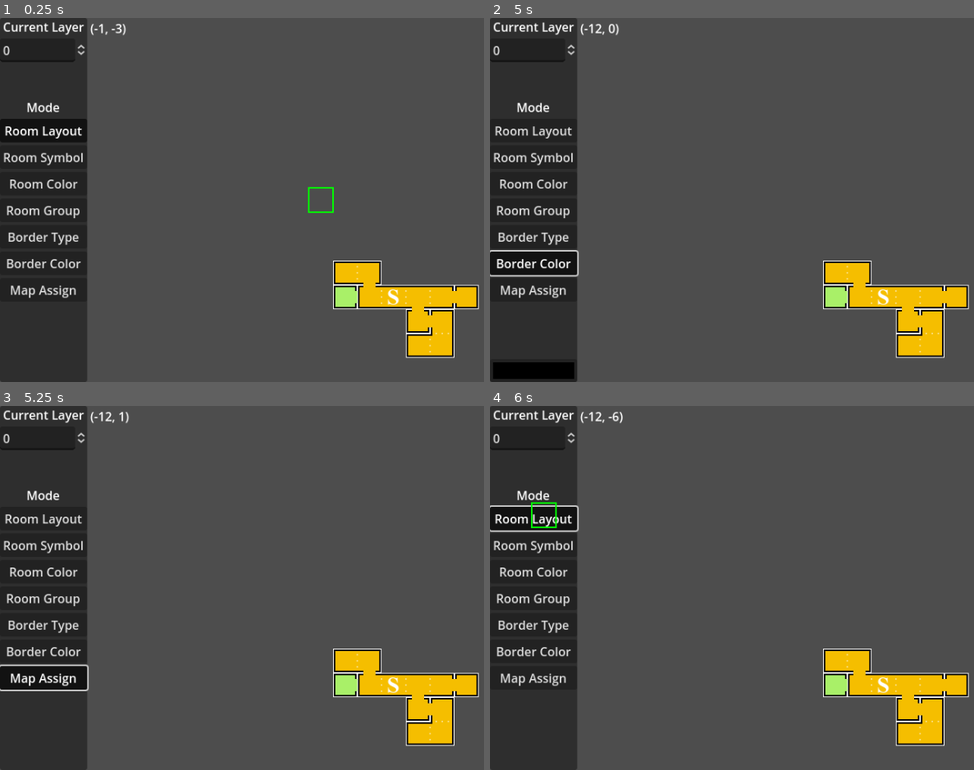
Above: before the commit, frames 1-4 (two rows, left to right).
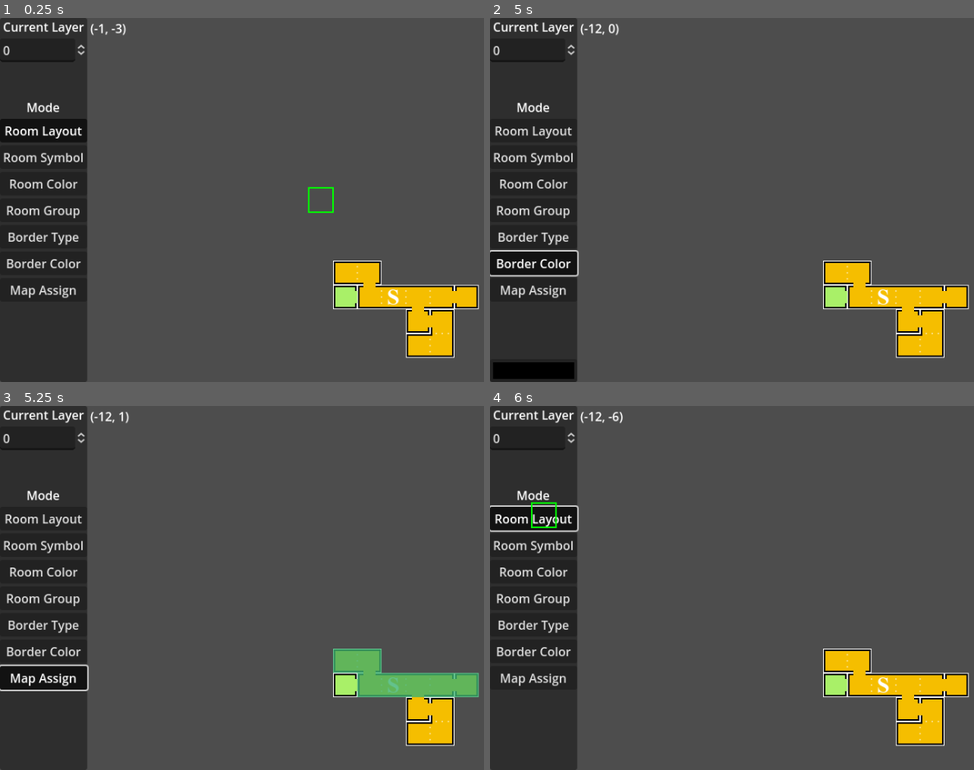
Above: after the commit, the same moments.

Repository: KoBeWi/Metroidvania-System
Game: Godot game, scene res://MetroidvaniaSystem/MapEditor/MapEditor.tscn
Same seed, same stepped clock (60 frames per second), same inputs: the game is played once before the commit and once after it. This scene is started directly instead of the project's main scene.
Inputs:
- Up to frame 1 (0.25 s): no input
- Up to frame 2 (5 s): click "Room Layout" at 0.5 s; click "Room Symbol" at 1.25 s; click "Room Color" at 2 s; click "Room Group" at 2.75 s; click "Border Type" at 3.5 s; click "Border Color" at 4.25 s
- Up to frame 3 (5.25 s): click "Map Assign" at 5 s
- Up to frame 4 (6 s): click "Room Layout" at 5.75 s

Frames 1-2 are identical in both runs. In frame 3, 2.4% of the frame differs, in the area x 68-99%, y 66-81%; in frame 4, nothing differs.

Commit message:
More usability

Diff:
--- a/MetroidvaniaSystem/MapEditor.tscn
+++ /dev/null
@@ -1,9 +0,0 @@
-[gd_scene load_steps=2 format=3 uid="uid://w35o8l63vjqw"]
-
-[ext_resource type="Script" path="res://Trash/MapEditor.gd" id="1"]
-
-[node name="MapEditor" type="Control"]
-anchor_right = 1.0
-anchor_bottom = 1.0
-script = ExtResource("1")
-highlight_color = Color(0, 0, 0.5, 1)
--- a/MetroidvaniaSystem/MapEditor/MapEditor.tscn
+++ b/MetroidvaniaSystem/MapEditor/MapEditor.tscn
@@ -270,12 +270,15 @@
 			if new_border != highlighted_border:
 				highlighted_border = new_border
 				editor.map_overlay.queue_redraw()
+
+				if highlighted_border != -1 and event.button_mask & MOUSE_BUTTON_MASK_LEFT:
+					room_data.borders[highlighted_border] = (borders[highlighted_border] + 1) % 2
+					editor.map.queue_redraw()
 		else:
 			highlighted_border = -1
 			editor.map_overlay.queue_redraw()
 
 	if event is InputEventMouseButton:
-		## TODO: continuous
 		if not room_data or highlighted_border == -1:
 			return
 
@@ -318,12 +321,18 @@
 			if new_border != highlighted_border:
 				highlighted_border = new_border
 				editor.map_overlay.queue_redraw()
+
+				if highlighted_border != -1 and event.button_mask & MOUSE_BUTTON_MASK_LEFT:
+					room_data.border_colors[highlighted_border] = %CurrentColor.color
+					editor.map.queue_redraw()
+				elif highlighted_border != -1 and event.button_mask & MOUSE_BUTTON_MASK_RIGHT:
+					room_data.border_colors[highlighted_border] = Color.TRANSPARENT
+					editor.map.queue_redraw()
 		else:
 			highlighted_border = -1
 			editor.map_overlay.queue_redraw()
 
 	if event is InputEventMouseButton:
-		## TODO: continuous
 		if not room_data or highlighted_border == -1:
 			return
 
@@ -366,10 +375,17 @@
 				MetSys.map_data.get_room_at(p).assigned_map = \"\"
 
 func _editor_draw(map_overlay: CanvasItem):
+	super(map_overlay)
+
+	var room_size: Vector2 = MetSys.ROOM_SIZE
+	for room in MetSys.map_data.assigned_maps.values():
+		for p in room:
+			map_overlay.draw_rect(Rect2(Vector2(p.x, p.y) * room_size, room_size), Color(Color.MEDIUM_SEA_GREEN, 0.8))
+
 	if not highlighted_room.is_empty():
 		map_overlay.draw_set_transform_matrix(Transform2D())
 		map_overlay.draw_string(get_theme_font(&\"font\", &\"Label\"), Vector2(0, 40),
-		MetSys.map_data.get_room_at(highlighted_room.front()).assigned_map)
+				MetSys.map_data.get_room_at(highlighted_room.front()).assigned_map)
 
 func on_map_selected(path: String) -> void:
 	for coords in highlighted_room:
--- a/MetroidvaniaSystem/System/MetroidvaniaSystem.gd
+++ b/MetroidvaniaSystem/System/MetroidvaniaSystem.gd
@@ -37,8 +37,8 @@
 
 @export var uncollected_item_symbol := -1
 @export var collected_item_symbol := -1
-@export var map_borders: Array[Texture2D] ## każda ściana może mieć teksturę
-@export var map_symbols: Array[Texture2D] ## można przypisywać 1 symbol do pomieszczeń
+@export var map_borders: Array[Texture2D]
+@export var map_symbols: Array[Texture2D]
 
 @export var in_game_room_size := Vector2(1152, 648)
 
Not shown: 1 places in MetroidvaniaSystem/MapEditor/MapEditor.tscn that only renumber resources
